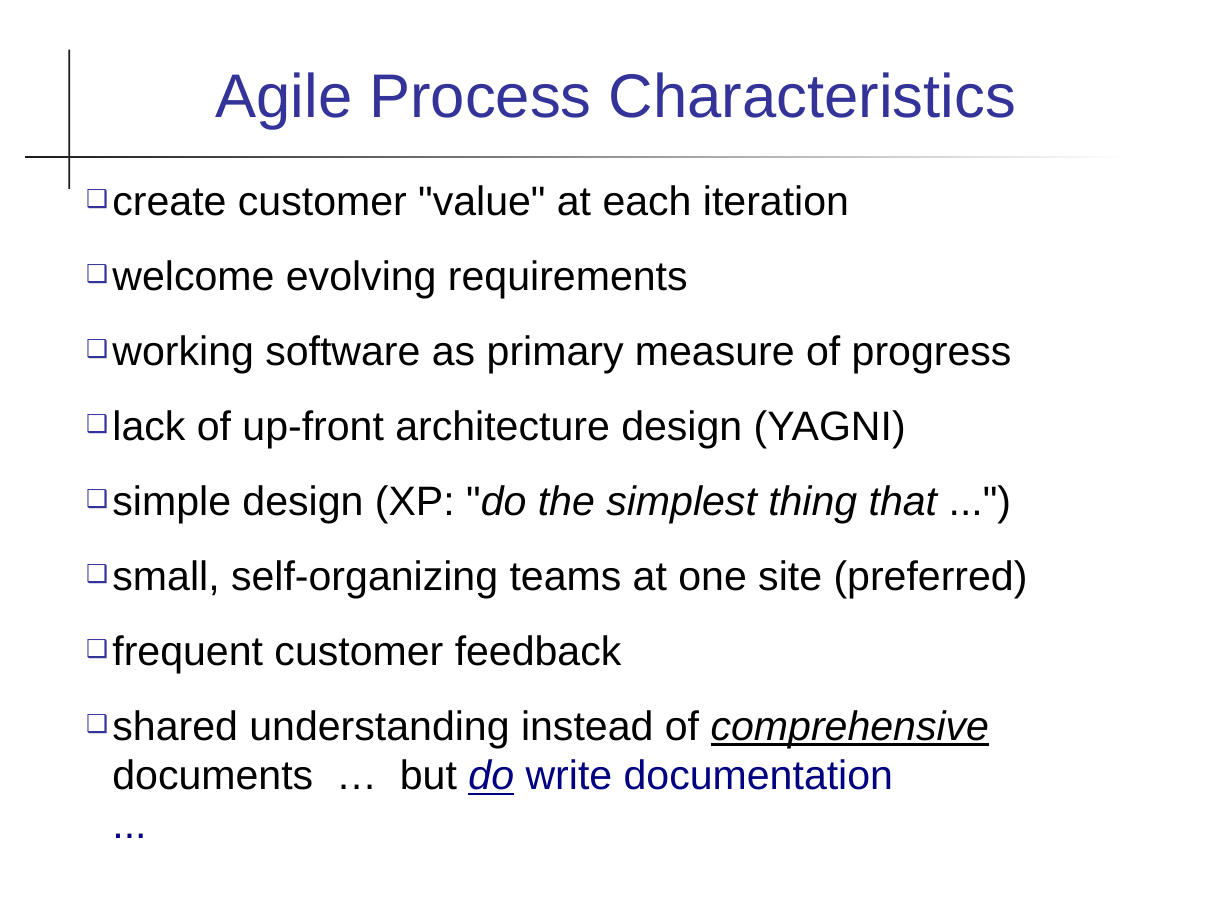
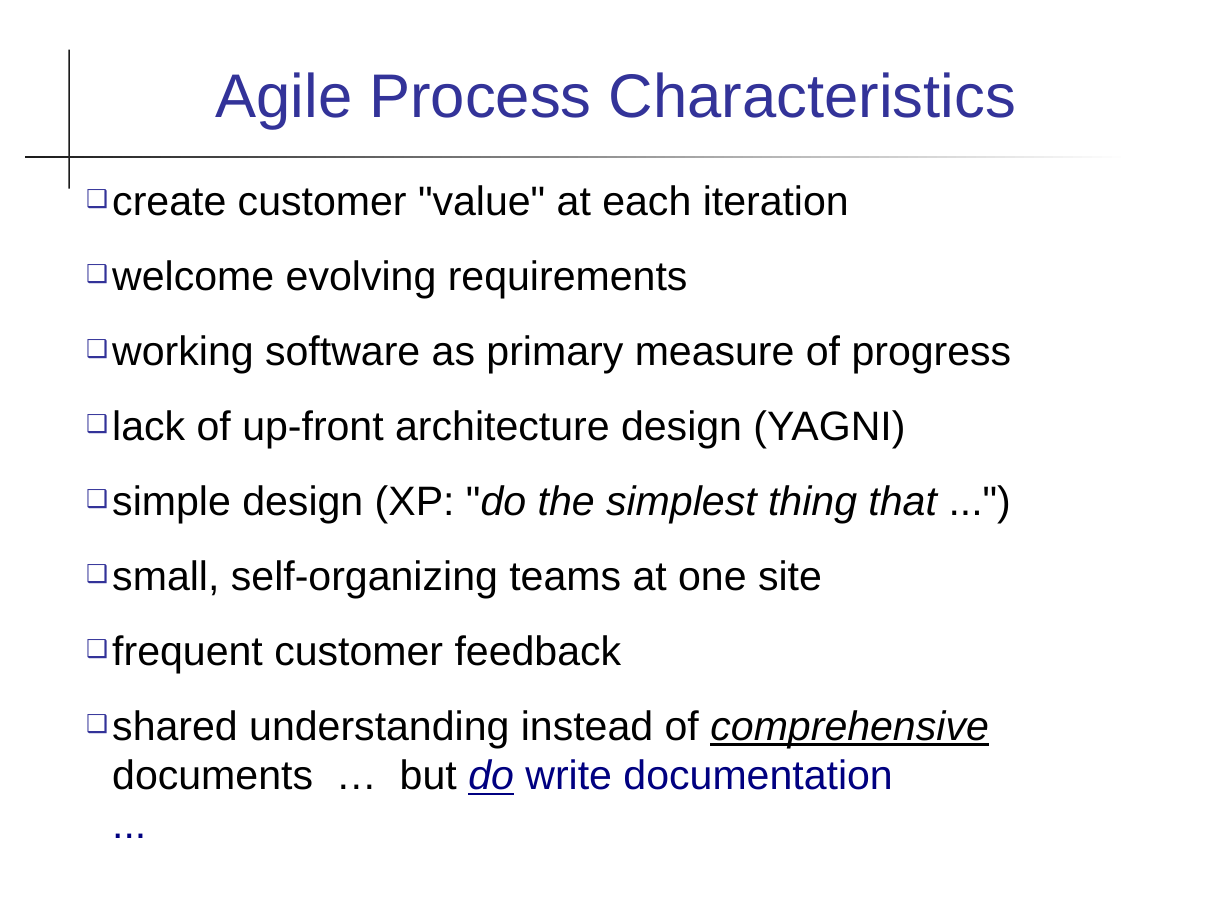
Before and after one commit to cpske/ISP, a slide deck: slide 12 of agile/Agile.ppt (slide 4 before the commit). Drawn at 1232x924 pixels with LibreOffice and Linux fonts; fonts in the diff are those of the drawing. Boxes give left, top, right and bottom in pixels: in the first picture for what was removed or moved away, otherwise in the second. Text is boxed around its words. In the diff, an @@ line names an element or a change of style, - is before the commit and + after.

Commit message:
minor change in Agile stuff

```diff
--- a/agile/Agile.ppt
+++ b/agile/Agile.ppt
@@ text at [112, 560, 822, 598]: text changed @@
-❑ small, self-organizing teams at one site (preferred)
+❑ small, self-organizing teams at one site
```
Also in this commit, not shown: 1 other slide changed, 10 slides added, 2 slides removed, 8 other files.
